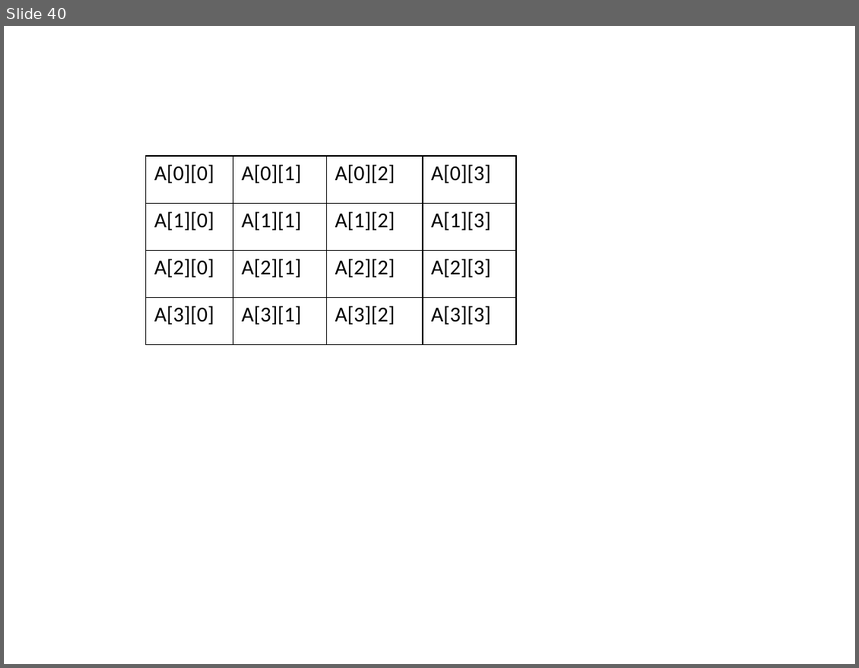
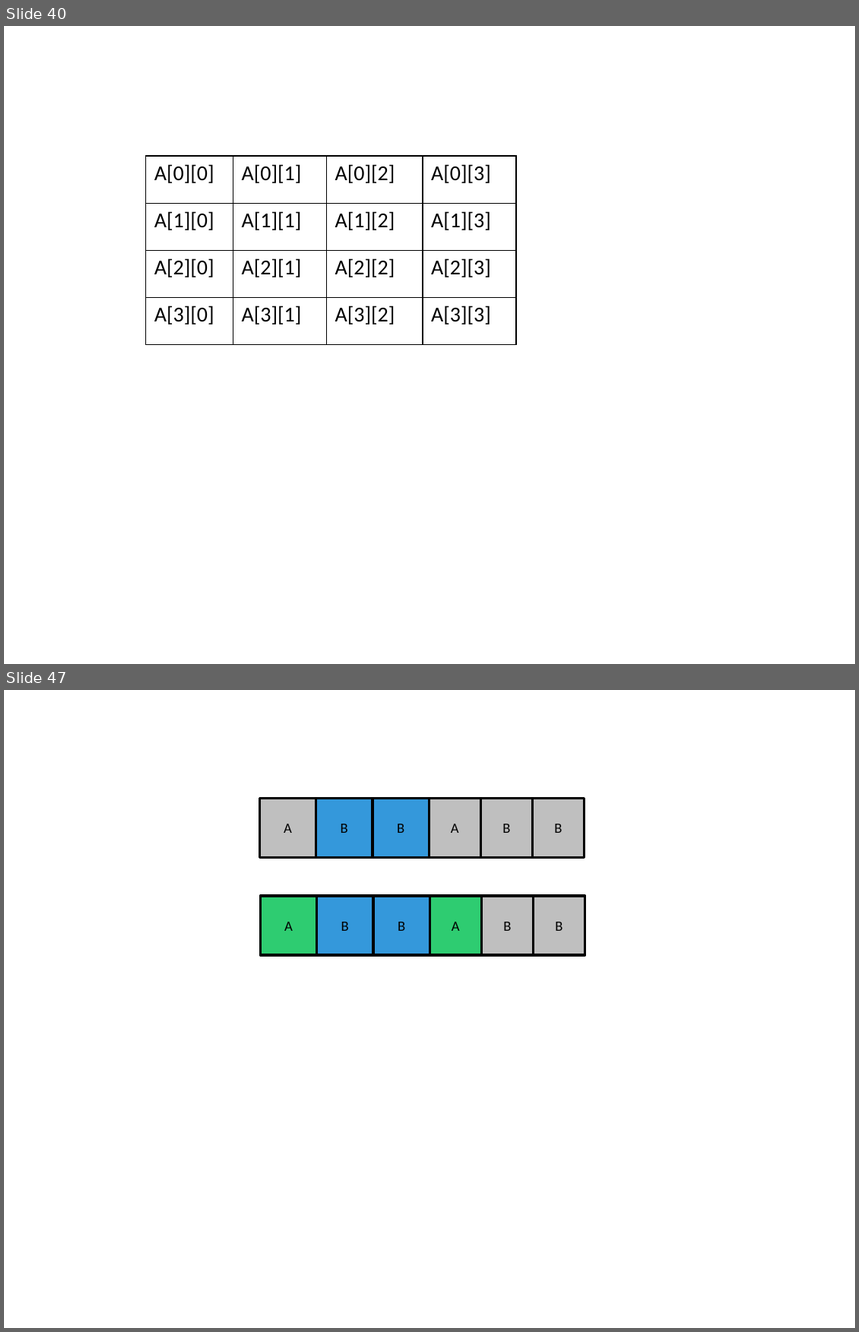
Before and after one commit to jainankit49/HackerGymContent, a slide deck: Images/imgs.pptx. Shown one above the other, each under a label of ours: slide 40 before the commit, slides 40 and 47 after it; the slides between them are not shown. The pictures are 859x668 and 859x1332 pixels, drawn with LibreOffice and Linux fonts; fonts in the diff are those of the drawing. Boxes give left, top, right and bottom in pixels: in the first picture for what was removed or moved away, otherwise in the second. Text is boxed around its words. In the diff, an @@ line names an element or a change of style, - is before the commit and + after.

```diff
--- a/Images/imgs.pptx
+++ b/Images/imgs.pptx
@@ slide 47 added at (4, 690, 855, 1328), background #FFFFFF @@
@@ group added at (259, 798, 585, 858): 6 rectangles @@
+B
+B
+A
+B
+A
+B
@@ group added at (260, 896, 585, 955): 6 rectangles @@
+B
+B
+A
+B
+A
+B
```
Also in this commit, not shown: 6 other slides added, 2 other files.
